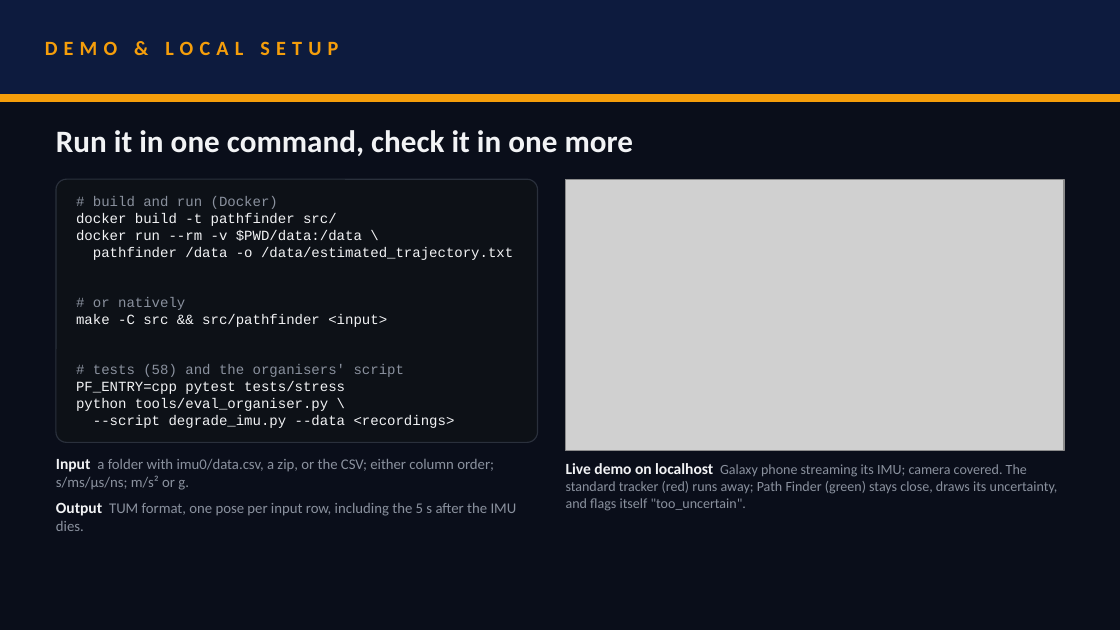
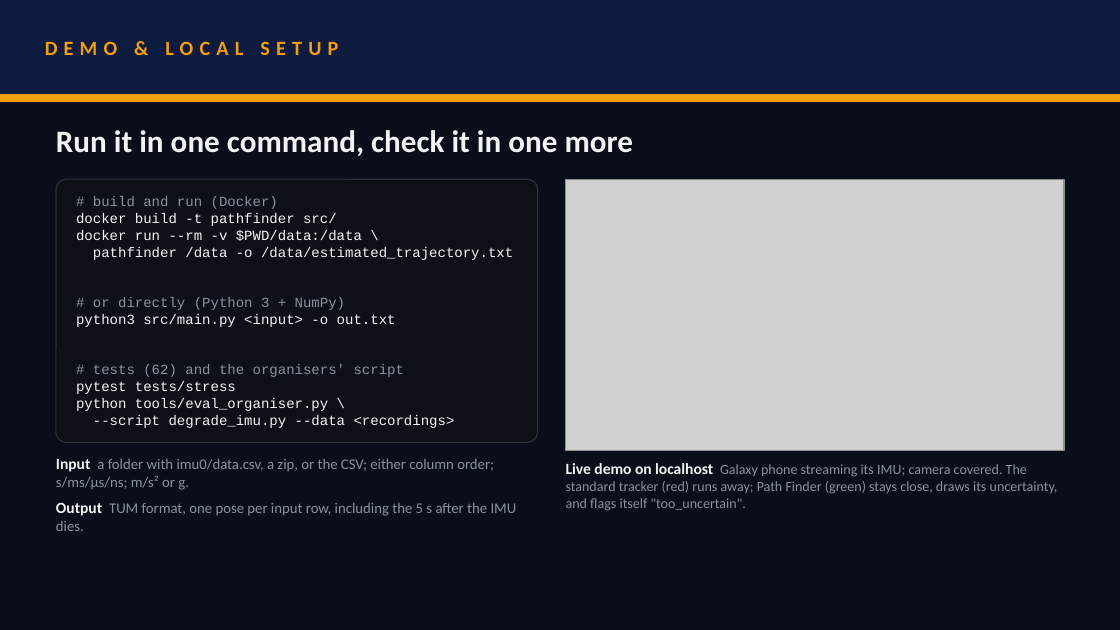
Before and after one commit to rehaanajani/pathfinder-xr, a slide deck: slide 7 of deck/SRMIST_CaliforniaBurrito.pptx. Drawn at 1120x630 pixels with LibreOffice and Linux fonts; fonts in the diff are those of the drawing; grey boxes stand for pictures. Boxes give left, top, right and bottom in pixels: in the first picture for what was removed or moved away, otherwise in the second. Text is boxed around its words. In the diff, an @@ line names an element or a change of style, - is before the commit and + after.

Commit message:
Updated the deck to the final numbers, the Python entry and the new drone stages

```diff
--- a/deck/SRMIST_CaliforniaBurrito.pptx
+++ b/deck/SRMIST_CaliforniaBurrito.pptx
@@ text at (x1=76, y1=297, x2=404, y2=394): text changed; text colour #F2F3F5 to #8A919E @@
-# or natively
-make -C src && src/pathfinder <input>
-# tests (58) and the organisers' script
-PF_ENTRY=cpp pytest tests/stress
+# or directly (Python 3 + NumPy)
+python3 src/main.py <input> -o out.txt
+# tests (62) and the organisers' script
+pytest tests/stress
```
Also in this commit, not shown: 6 other slides changed, 5 other files.
